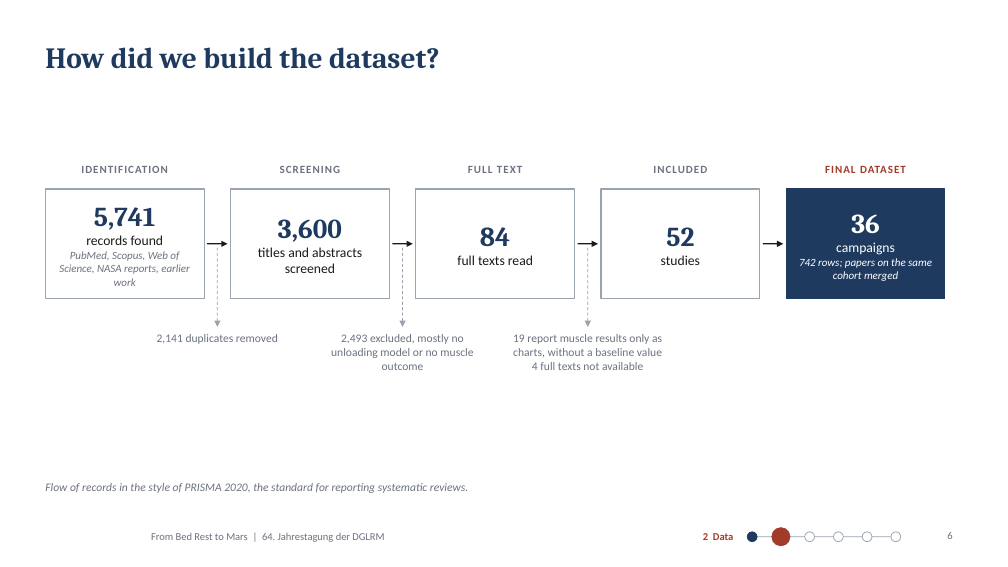
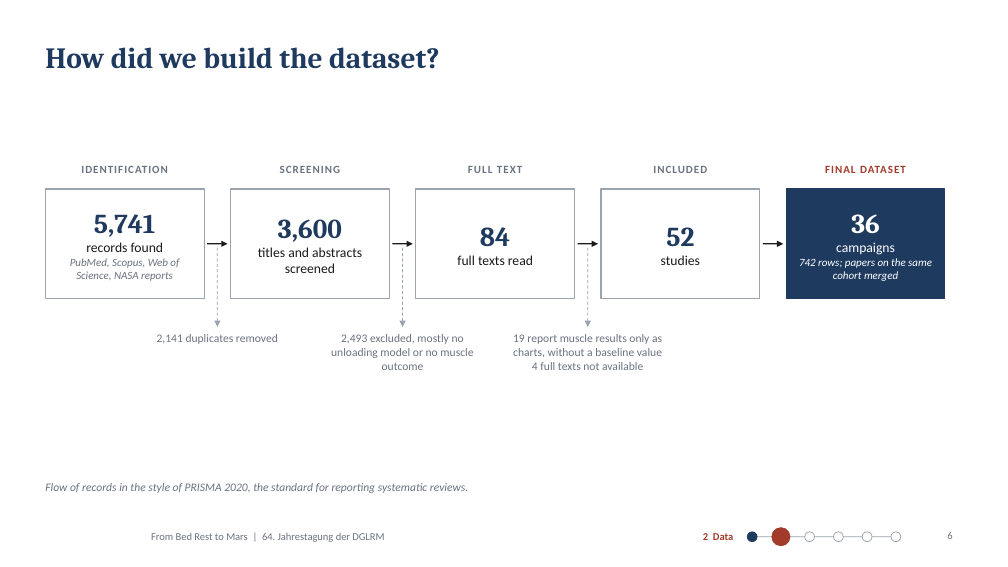
Before and after one commit to MiladBahariQaragoz/BedrestToMars, a slide deck: slide 6 of presentation/bed-rest-to-mars-talk.pptx. Drawn at 1008x567 pixels with LibreOffice and Linux fonts; fonts in the diff are those of the drawing; background and template pictures are left out. Boxes give left, top, right and bottom in pixels: in the first picture for what was removed or moved away, otherwise in the second. Text is boxed around its words. In the diff, an @@ line names an element or a change of style, - is before the commit and + after.

```diff
--- a/presentation/bed-rest-to-mars-talk.pptx
+++ b/presentation/bed-rest-to-mars-talk.pptx
@@ text at <box>70,258,179,281</box>: text changed @@
-PubMed, Scopus, Web of Science, NASA reports, earlier work
+PubMed, Scopus, Web of Science, NASA reports
```
Also in this commit, not shown: 2 other files.
